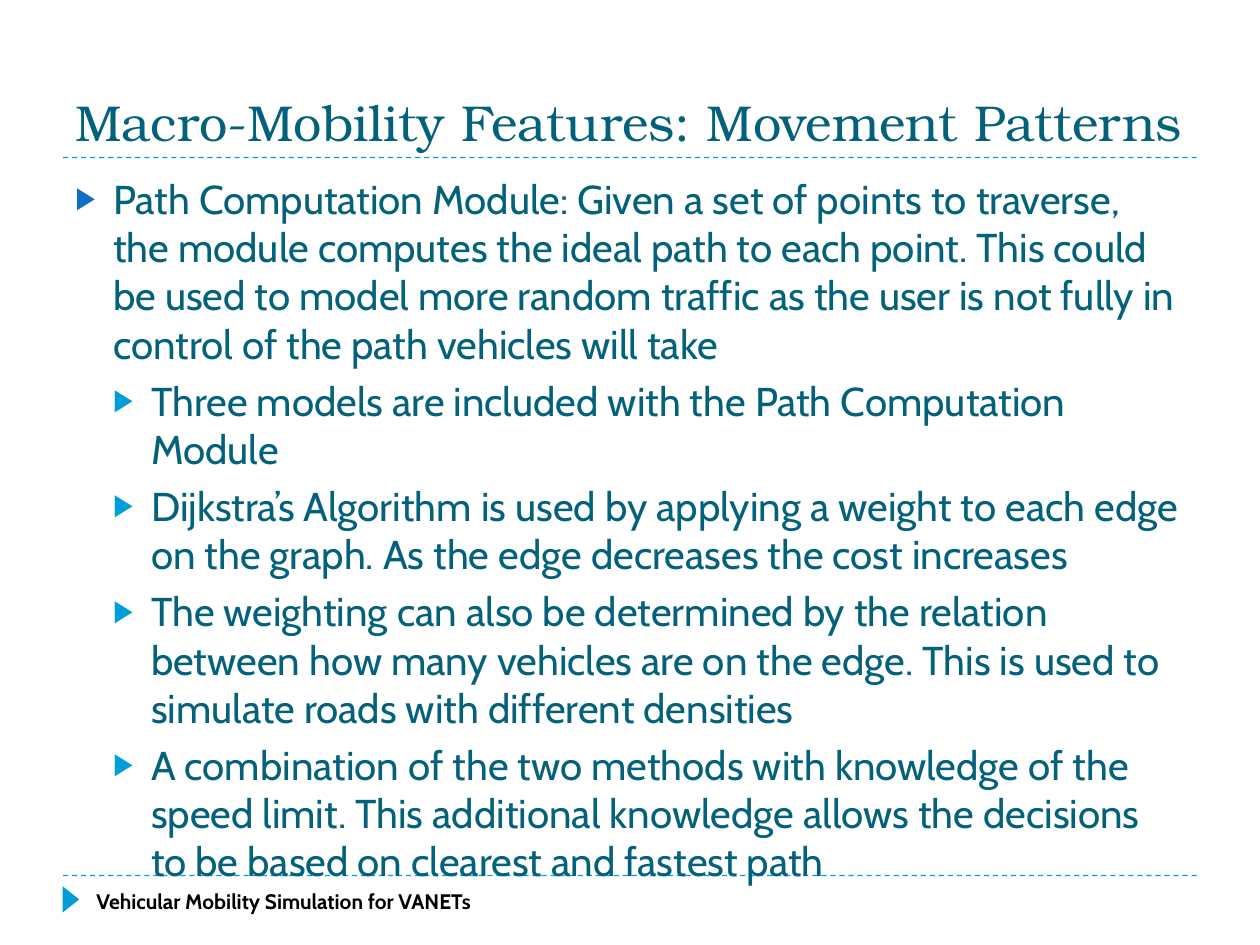
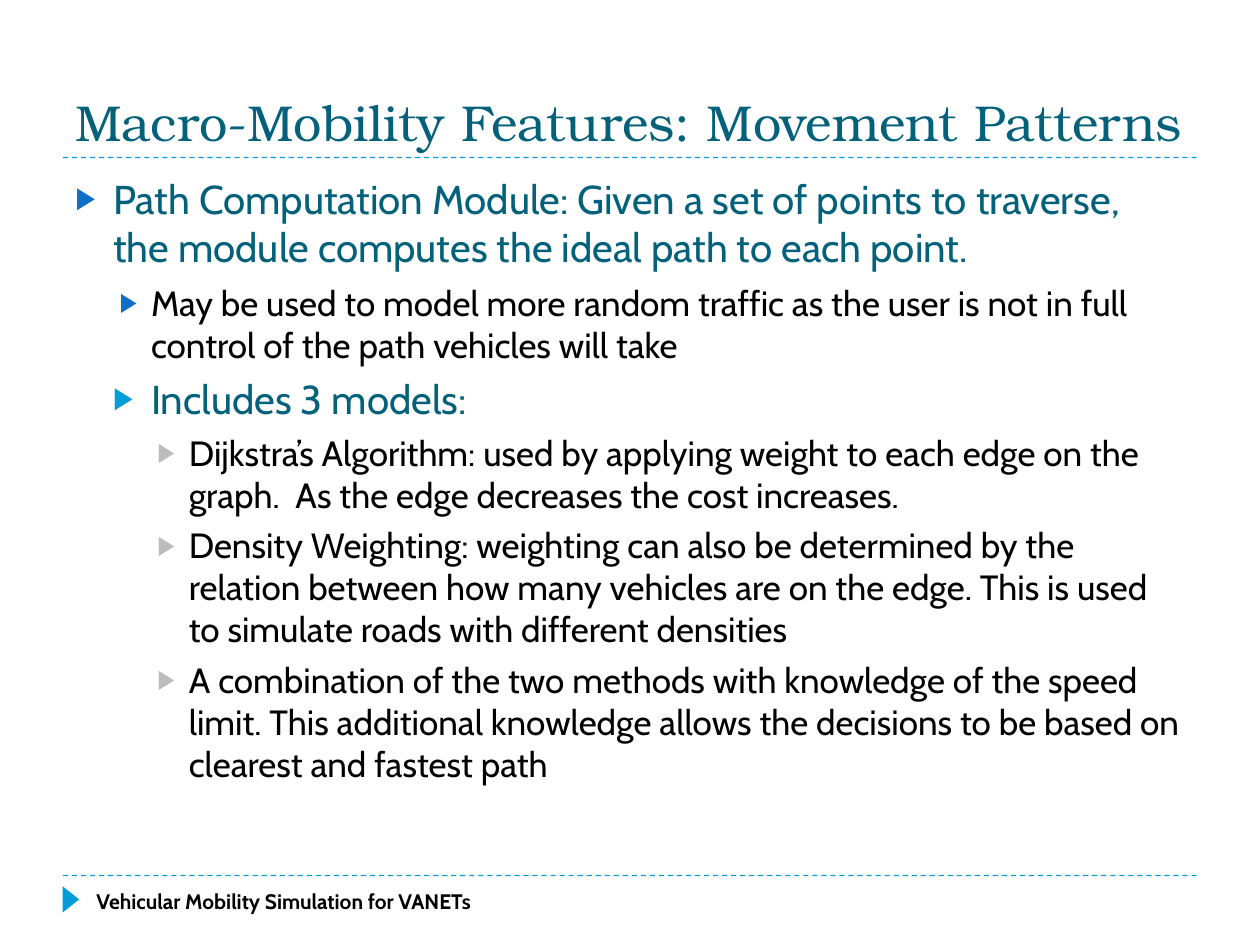
Before and after one commit to f33losopher/EEMaster_VANET, a slide deck: slide 29 of VANET_Felix.pptx. Drawn at 1260x945 pixels with LibreOffice and Linux fonts; fonts in the diff are those of the drawing. Boxes give left, top, right and bottom in pixels: in the first picture for what was removed or moved away, otherwise in the second. Text is boxed around its words. In the diff, an @@ line names an element or a change of style, - is before the commit and + after.

Commit message:
Updates to the power point to clean it up

```diff
--- a/VANET_Felix.pptx
+++ b/VANET_Felix.pptx
@@ text at (x1=113, y1=183, x2=1147, y2=643): text changed; size 23 to 20 pt; text colour #04617B to #000000 @@
-  ▶ Path Computation Module: Given a set of points to traverse, the module computes the ideal path to each point. This could be used to model more random traffic as the user is not fully in control of the path vehicles will take
-  ▶ Three models are included with the Path Computation Module
-  ▶ Dijkstra’s Algorithm is used by applying a weight to each edge on the graph. As the edge decreases the cost increases
-  ▶ The weighting can also be determined by the relation between how many vehicles are on the edge. This is used to simulate roads with different densities
+  ▶ Path Computation Module: Given a set of points to traverse, the module computes the ideal path to each point.
+    ▶ May be used to model more random traffic as the user is not in full control of the path vehicles will take
+  ▶ Includes 3 models:
+    ▶ Dijkstra’s Algorithm: used by applying weight to each edge on the graph. As the edge decreases the cost increases.
+    ▶ Density Weighting: weighting can also be determined by the relation between how many vehicles are on the edge. This is used to simulate roads with different densities
@@ text at (x1=189, y1=666, x2=1179, y2=786): size 23 to 20 pt, text colour #04617B to #000000 in "A combination of the two methods with ..."; list level 2 to 3 in "A combination of the two ..."; bullet colour #009DD9 to #BDBDBD @@
```
Also in this commit, not shown: 51 other slides changed, 3 slides removed, 1 other file.
